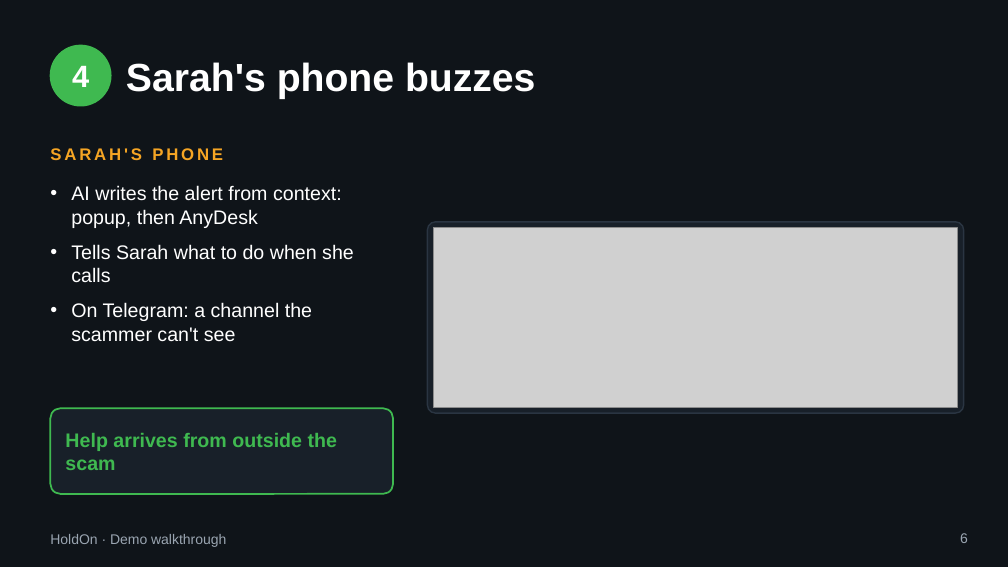
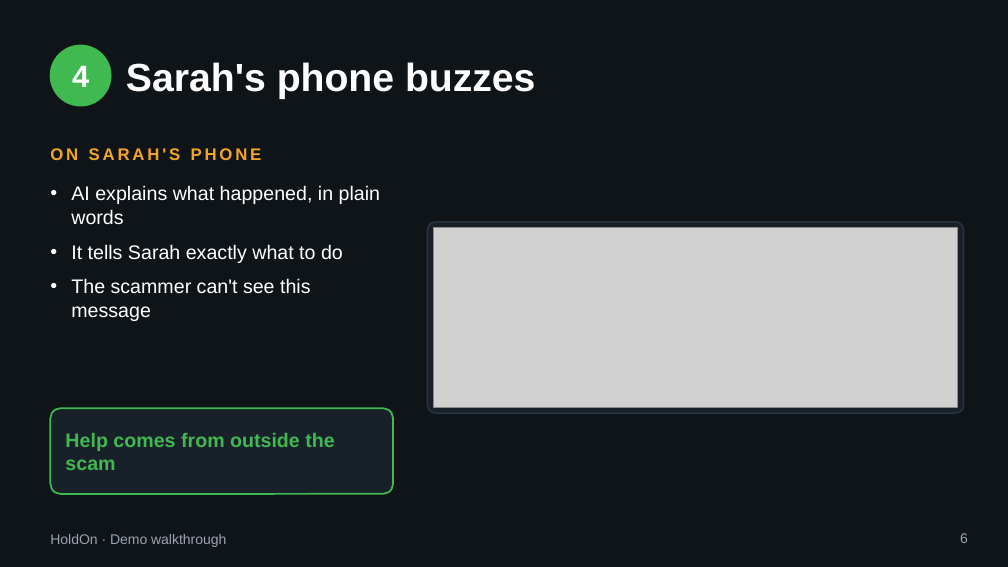
Before and after one commit to nidhishrajan/holdon, a slide deck: slide 6 of pitch/HoldOn-demo-walkthrough.pptx. Drawn at 1008x567 pixels with LibreOffice and Linux fonts; fonts in the diff are those of the drawing; grey boxes stand for pictures. Boxes give left, top, right and bottom in pixels: in the first picture for what was removed or moved away, otherwise in the second. Text is boxed around its words. In the diff, an @@ line names an element or a change of style, - is before the commit and + after.

```diff
--- a/pitch/HoldOn-demo-walkthrough.pptx
+++ b/pitch/HoldOn-demo-walkthrough.pptx
@@ text at [50,148,262,160]: text changed @@
-SARAH'S PHONE
+ON SARAH'S PHONE
@@ text at [71,185,380,321]: text changed @@
-• AI writes the alert from context: popup, then AnyDesk
-• Tells Sarah what to do when she calls
-• On Telegram: a channel the scammer can't see
+• AI explains what happened, in plain words
+• It tells Sarah exactly what to do
+• The scammer can't see this message
@@ text at [65,433,334,470]: text changed @@
-Help arrives from outside the scam
+Help comes from outside the scam
```
Also in this commit, not shown: 9 other slides changed, 1 other file.
